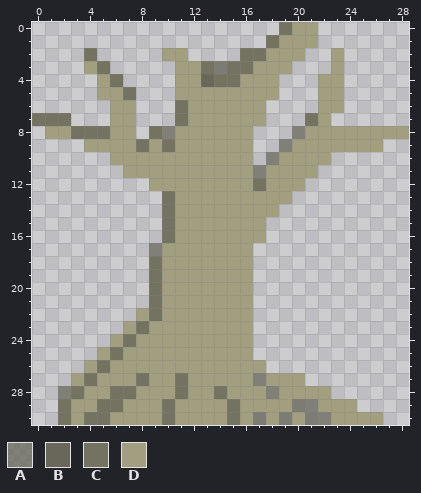
Pixel-art file: tiles_src/desert/tree02.aseprite. Above is the file before it was changed.
32x32 pixels, 1 frame. The old version is drawn lined up with the new one, on the new canvas.
Palette (. is transparent): A #626156b7  B #68675a  C #747362  D #a19f7f
Pixels before, first column x 0:
 0 ...................CDD.......
 1 ..................CDDD.......
 2 ....C.....DD....CCDDD..D.....
 3 ....DC.....DDCACCDDD...D.....
 4 .....DC....DDBCCDDD...DD.....
 5 .....DDC...DDDDDDDD...DD.....
 6 ......DD...CDDDDDD....DD.....
 7 CCC...DD...CDDDDDD...CD......
 8 .DDCCCDD.CADDDDDD...ADDDDDDDD
 9 ....DDDDCDCDDDDDD..ADDDDDDD..
10 ......DDDDDDDDDDD.ADDDD......
11 .......DDDDDDDDDDADDDD.......
12 .........DDDDDDDDCDDD........
13 ..........CDDDDDDDDD.........
14 ..........CDDDDDDDD..........
15 ..........CDDDDDDD...........
16 ..........CDDDDDDD...........
17 .........ADDDDDDD............
18 .........CDDDDDDD............
19 .........CDDDDDDD............
20 .........CDDDDDDD............
21 .........CDDDDDDD............
22 ........DCDDDDDDD............
23 .......DCDDDDDDDD............
24 ......DCDDDDDDDDD............
25 .....DCDDDDDDDDDD............
26 ....DCDDDDDDDDDDDD...........
27 ...DCDDDCDDCDDDDDADDD........
28 ..ACDDCCDDDCDDCDDDADDDD......
29 ..CDDCCDDDCDDDDCDDDDAADDD....
30 ..CDCCDDDDCDDDDCDADADAADDDD..
And afterwards:
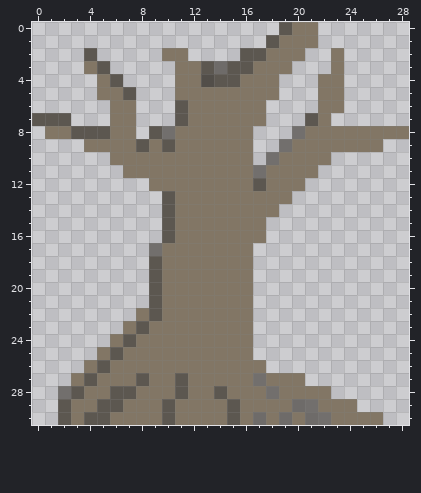
Change:
canvas 32x32 -> 29x31, the old top-left corner now at -2,-1 (the part of the old canvas that was cut away was empty and is not shown)
colour A: #626156b7 -> #4e4a46b7
colour B: #68675a -> #524e49
colour C: #747362 -> #5c5750
colour D: #a19f7f -> #827665
Where, in picture pixels (left, top, right, bottom), the same in both pictures:
changed: (32, 22, 409, 425)
